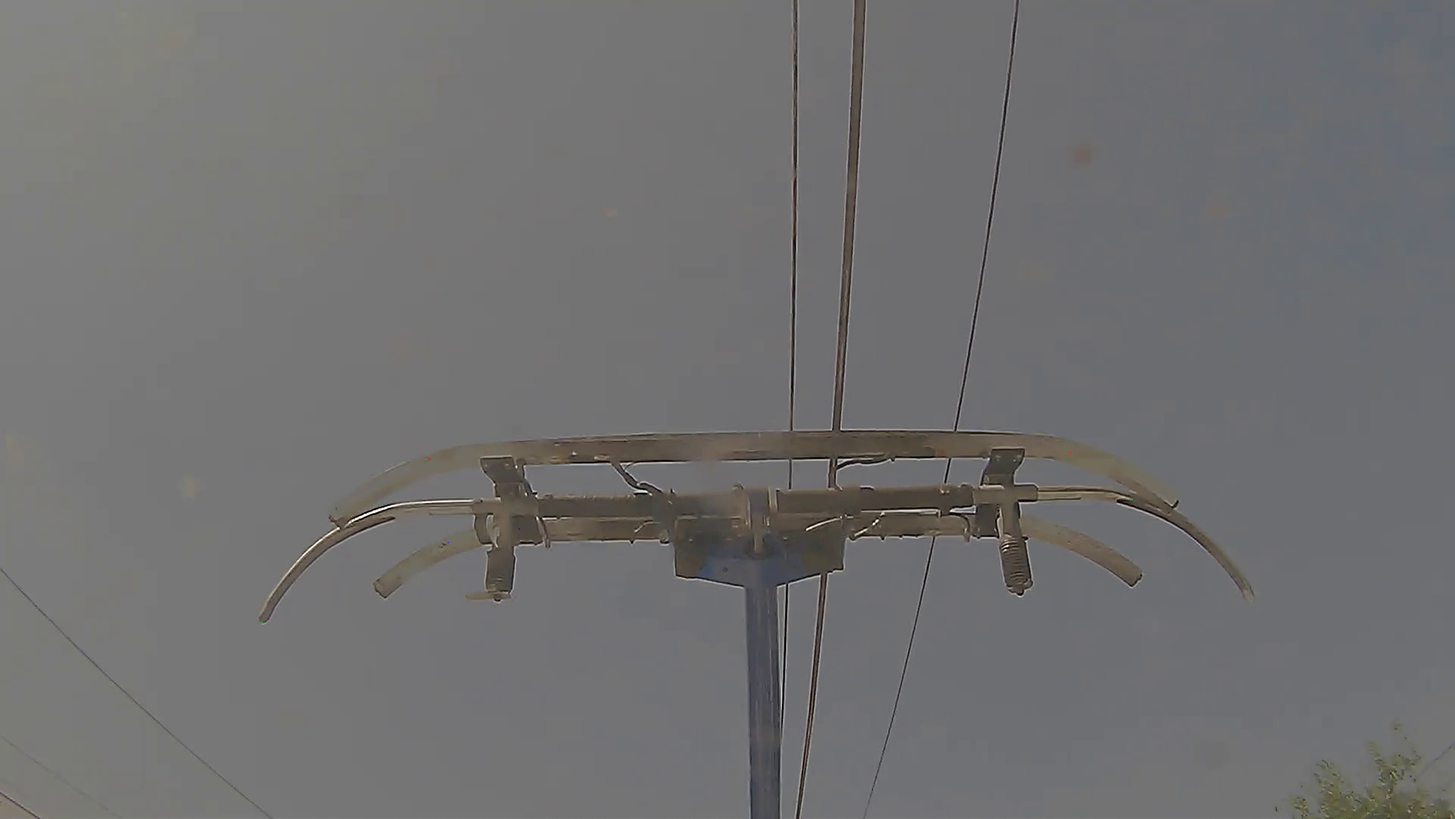
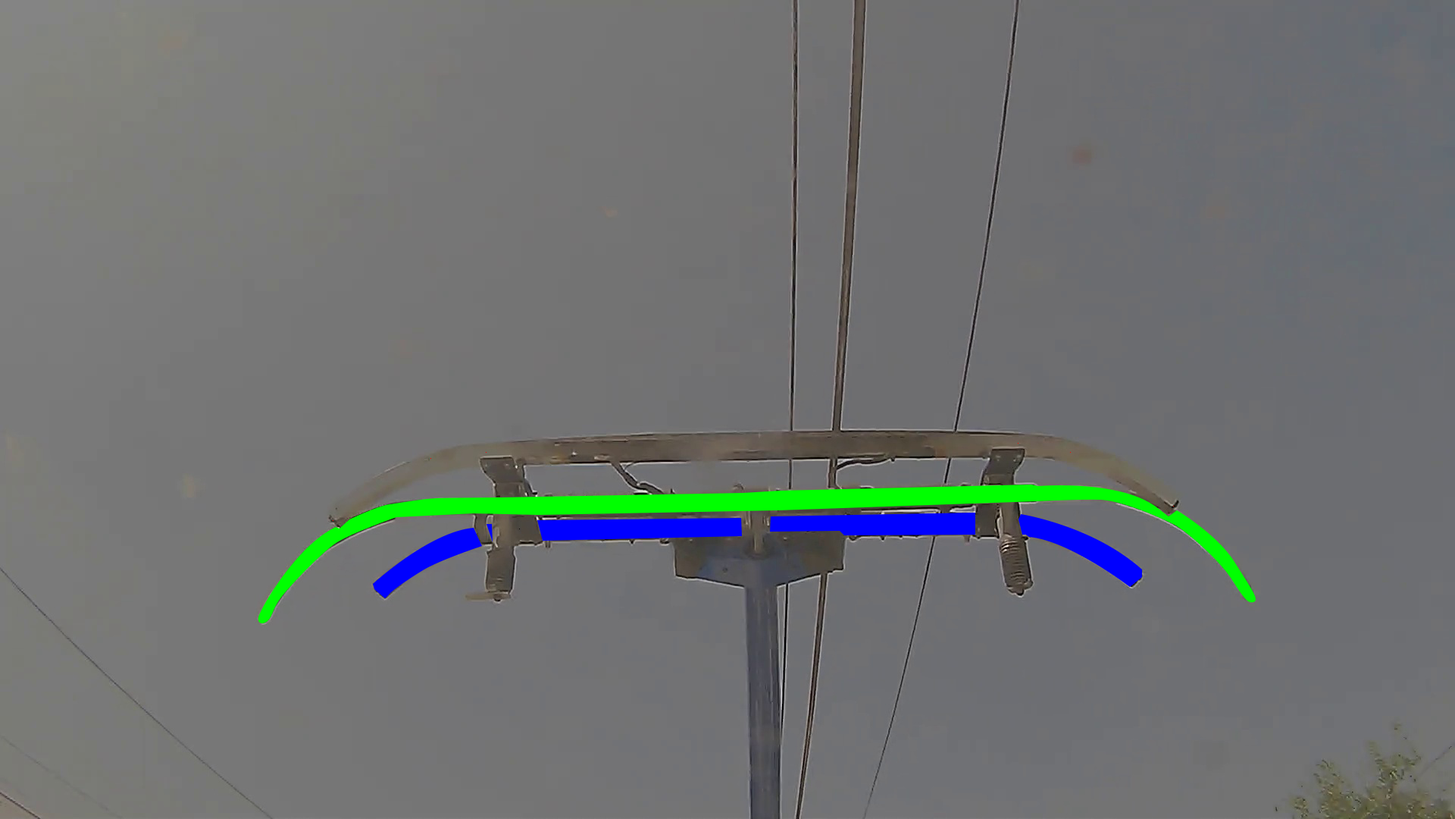
Layered file, before and after one edit (1455px x 819px). Changes by layer:
showed "mask" (2nd of 3, in "middle_bar") over (257, 484, 1256, 624)
showed "mask" (3rd of 3, in "rear_bar") over (372, 512, 1143, 599)
